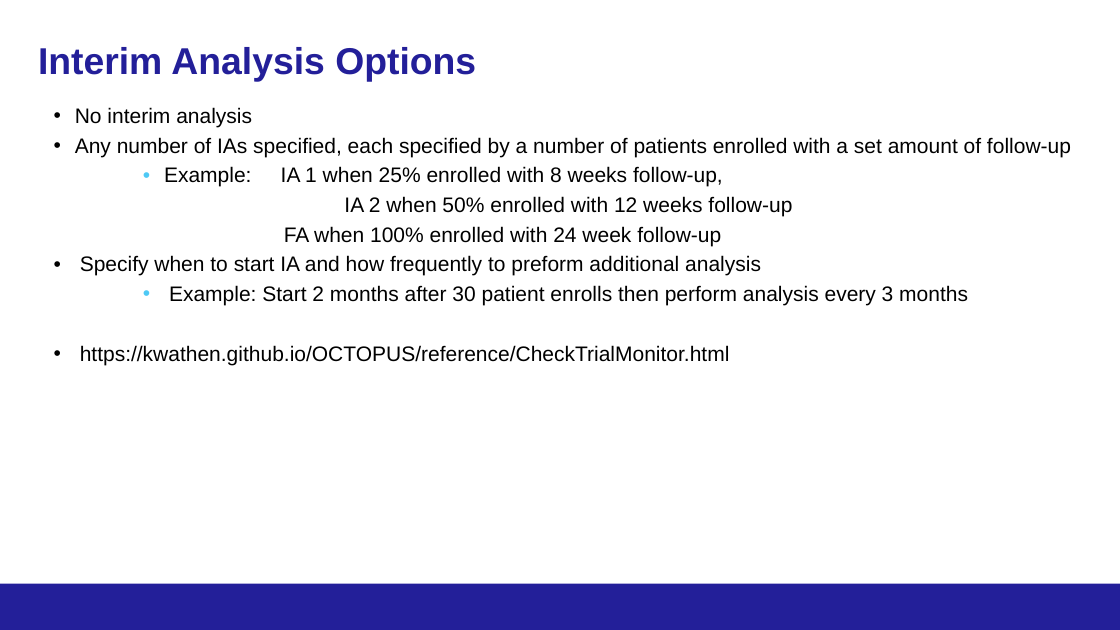
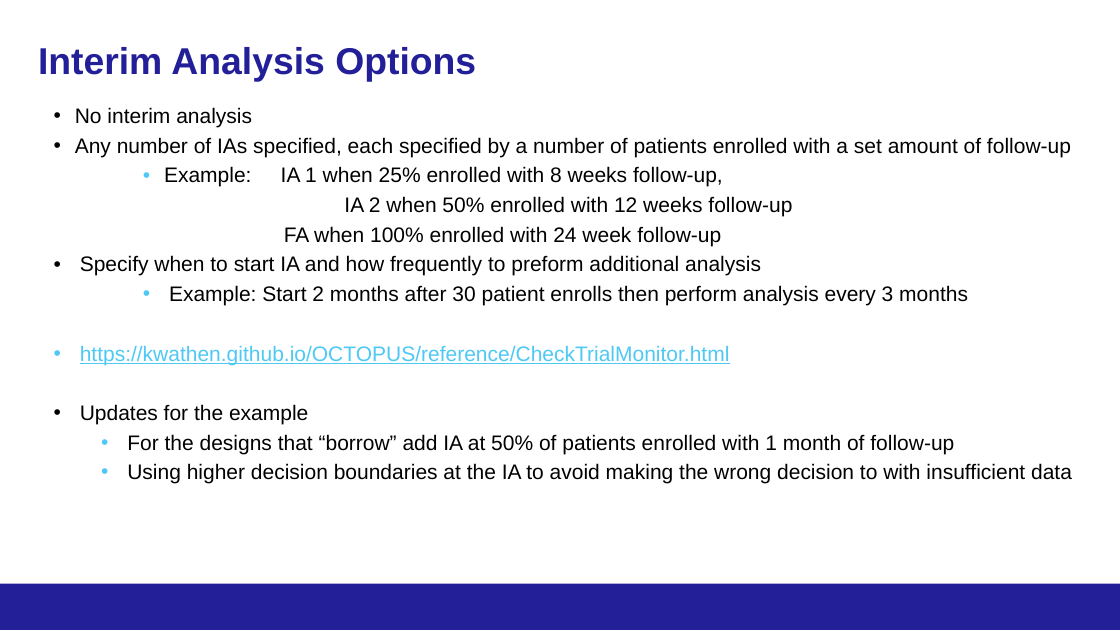
Before and after one commit to kwathen/BayesPharma2024-OCTOPUS, a slide deck: slide 41 of CourseMaterial/Wathen-Bayes2024ForDistribution.pptx (slide 35 before the commit). Drawn at 1120x630 pixels with LibreOffice and Linux fonts; fonts in the diff are those of the drawing; background and template pictures are left out. Boxes give left, top, right and bottom in pixels: in the first picture for what was removed or moved away, otherwise in the second. Text is boxed around its words. In the diff, an @@ line names an element or a change of style, - is before the commit and + after.

```diff
--- a/CourseMaterial/Wathen-Bayes2024ForDistribution.pptx
+++ b/CourseMaterial/Wathen-Bayes2024ForDistribution.pptx
@@ text at [80, 346, 730, 365]: text colour #000000 to #4EC9F5, underline on in "https://kwathen.github.io/OCTOPUS/reference/CheckTrialMonito ..." @@
@@ text at [80, 404, 1072, 484]: paragraphs added @@
+• Updates for the example
+  • For the designs that “borrow” add IA at 50% of patients enrolled with 1 month of follow-up
+  • Using higher decision boundaries at the IA to avoid making the wrong decision to with insufficient data
```
Also in this commit, not shown: 5 other slides changed, 3 slides added, 1 slide removed, 42 other files.
